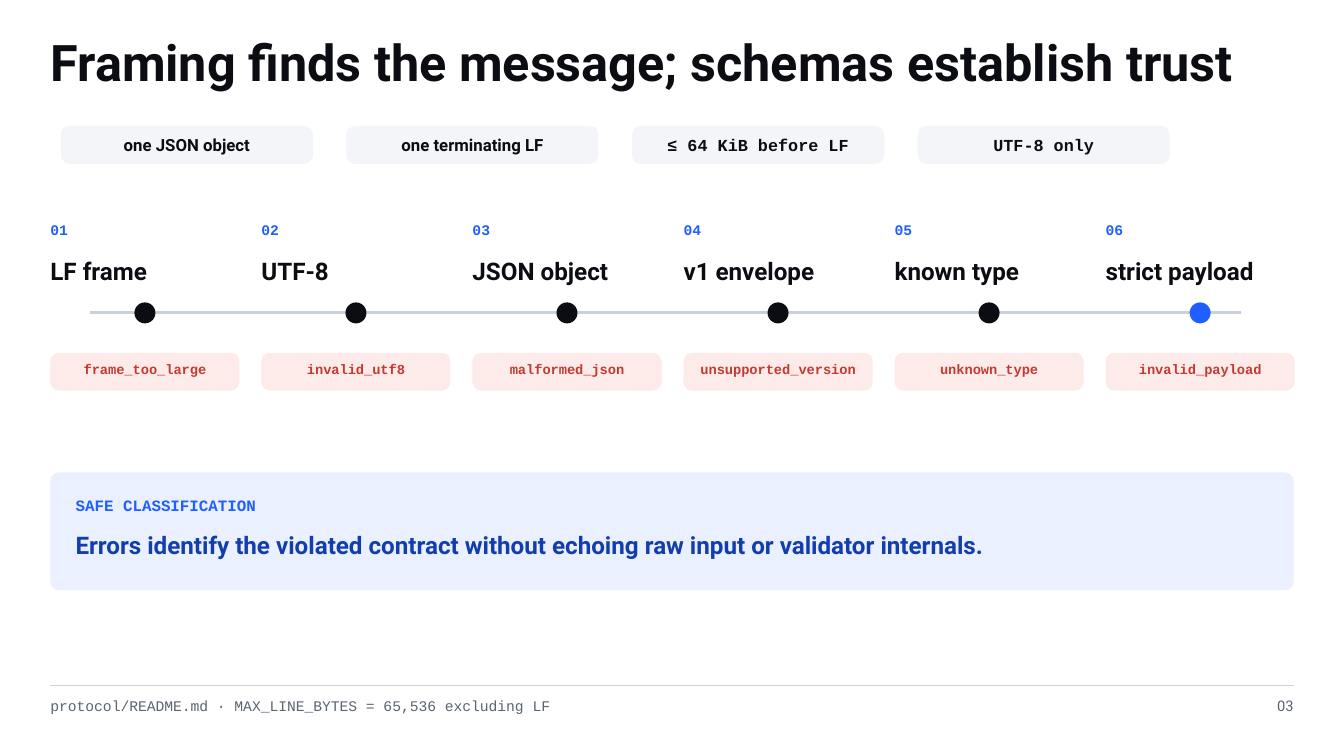
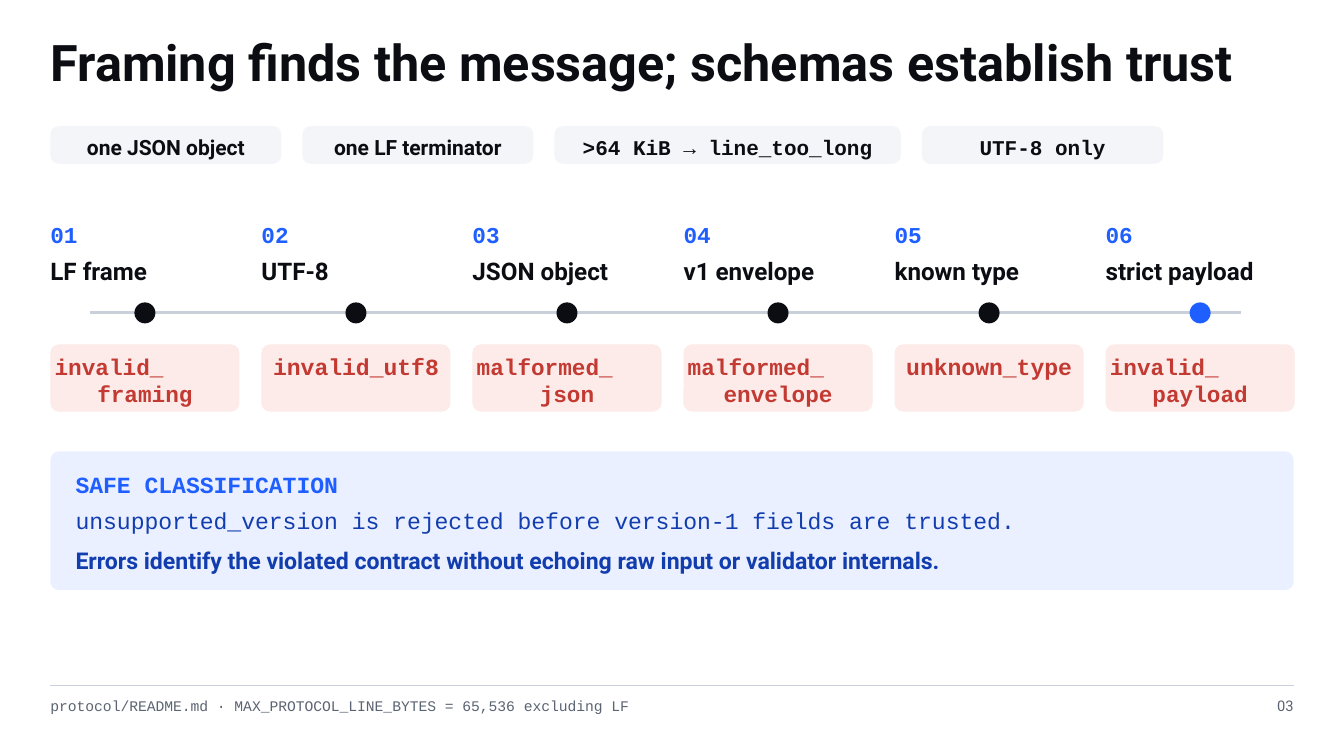
Before and after one commit to jimmie-potts/code-assist-harness, a slide deck: slide 3 of docs/lessons/assets/cah-004-protocol-v1.pptx. Drawn at 1344x756 pixels with LibreOffice and Linux fonts; fonts in the diff are those of the drawing. Boxes give left, top, right and bottom in pixels: in the first picture for what was removed or moved away, otherwise in the second. Text is boxed around its words. In the diff, an @@ line names an element or a change of style, - is before the commit and + after.

```diff
--- a/docs/lessons/assets/cah-004-protocol-v1.pptx
+++ b/docs/lessons/assets/cah-004-protocol-v1.pptx
@@ rounded rectangle resized from (x1=60, y1=126, x2=313, y2=164) to (x1=50, y1=126, x2=281, y2=164) @@
@@ text "one JSON object" at (x1=87, y1=139, x2=244, y2=160): size 12 to 15 pt @@
@@ text "one JSON object" moved from (x1=124, y1=138, x2=250, y2=155) to (x1=87, y1=139, x2=244, y2=160) @@
@@ rounded rectangle resized from (x1=347, y1=126, x2=599, y2=164) to (x1=302, y1=126, x2=533, y2=164) @@
@@ text at (x1=334, y1=139, x2=501, y2=156): text changed; size 12 to 15 pt @@
-one terminating LF
+one LF terminator
@@ rounded rectangle resized from (x1=632, y1=126, x2=884, y2=164) to (x1=555, y1=126, x2=901, y2=164) @@
@@ text at (x1=583, y1=140, x2=873, y2=160): text changed; size 12 to 15 pt @@
-≤ 64 KiB before LF
+>64 KiB → line_too_long
@@ rounded rectangle resized from (x1=918, y1=126, x2=1170, y2=164) to (x1=923, y1=126, x2=1165, y2=164) @@
@@ text "UTF-8 only" at (x1=980, y1=140, x2=1105, y2=160): size 12 to 15 pt @@
@@ size 10.5 to 16.3 pt in 6 elements at (x1=50, y1=228, x2=77, y2=243), (x1=261, y1=228, x2=288, y2=243), (x1=472, y1=228, x2=499, y2=244), (x1=684, y1=228, x2=711, y2=244), (x1=895, y1=228, x2=922, y2=244), (x1=1106, y1=228, x2=1133, y2=244) @@
@@ rounded rectangle resized from (x1=50, y1=353, x2=240, y2=391) to (x1=50, y1=345, x2=240, y2=412) @@
@@ text at (x1=55, y1=359, x2=192, y2=407): text changed; size 9.8 to 16.3 pt @@
-frame_too_large
+invalid_
+framing
@@ rounded rectangle resized from (x1=261, y1=353, x2=451, y2=391) to (x1=261, y1=345, x2=451, y2=412) @@
@@ text "invalid_utf8" moved from (x1=307, y1=364, x2=405, y2=376) to (x1=273, y1=359, x2=439, y2=378) @@
@@ text "invalid_utf8" at (x1=273, y1=359, x2=439, y2=378): size 9.8 to 16.5 pt @@
@@ rounded rectangle resized from (x1=473, y1=353, x2=662, y2=391) to (x1=473, y1=345, x2=662, y2=412) @@
@@ text at (x1=477, y1=359, x2=613, y2=407): text changed; size 9.8 to 16.3 pt @@
-malformed_json
+malformed_
+json
@@ rounded rectangle resized from (x1=684, y1=353, x2=873, y2=391) to (x1=684, y1=345, x2=873, y2=412) @@
@@ text at (x1=688, y1=359, x2=833, y2=407): text changed; size 9.8 to 16.3 pt @@
-unsupported_version
+malformed_
+envelope
@@ rounded rectangle resized from (x1=895, y1=353, x2=1085, y2=391) to (x1=895, y1=345, x2=1085, y2=412) @@
@@ text "unknown_type" at (x1=906, y1=359, x2=1072, y2=380): size 9.8 to 16.5 pt @@
@@ text "unknown_type" moved from (x1=940, y1=364, x2=1038, y2=377) to (x1=906, y1=359, x2=1072, y2=380) @@
@@ proportions changed in 7 elements at (x1=50, y1=452, x2=1294, y2=591), (x1=50, y1=345, x2=240, y2=412), (x1=261, y1=345, x2=451, y2=412), (x1=473, y1=345, x2=662, y2=412), (x1=684, y1=345, x2=873, y2=412), (x1=895, y1=345, x2=1085, y2=412), (x1=1106, y1=345, x2=1296, y2=412) @@
@@ rounded rectangle resized from (x1=1106, y1=353, x2=1296, y2=391) to (x1=1106, y1=345, x2=1296, y2=412) @@
@@ text at (x1=1110, y1=359, x2=1247, y2=407): text changed; size 9.8 to 16.3 pt @@
-invalid_payload
+invalid_
+payload
@@ rounded rectangle resized from (x1=50, y1=473, x2=1294, y2=591) to (x1=50, y1=452, x2=1294, y2=591) @@
@@ text "SAFE CLASSIFICATION" moved from (x1=76, y1=500, x2=256, y2=511) to (x1=76, y1=477, x2=338, y2=494) @@
@@ text "SAFE CLASSIFICATION" at (x1=76, y1=477, x2=338, y2=494): size 11.2 to 16.5 pt @@
@@ text added at (x1=76, y1=512, x2=1015, y2=534), 16.5 pt, text #123DAE @@
+unsupported_version is rejected before version-1 fields are trusted.
@@ text "Errors identify the violated contract ..." moved from (x1=76, y1=535, x2=983, y2=559) to (x1=76, y1=551, x2=939, y2=574) @@
@@ text "Errors identify the violated contract ..." at (x1=76, y1=551, x2=939, y2=574): size 17.2 to 16.5 pt @@
@@ text at (x1=50, y1=701, x2=629, y2=714): text changed @@
-protocol/README.md · MAX_LINE_BYTES = 65,536 excluding LF
+protocol/README.md · MAX_PROTOCOL_LINE_BYTES = 65,536 excluding LF
```
Also in this commit, not shown: 7 other slides changed.
